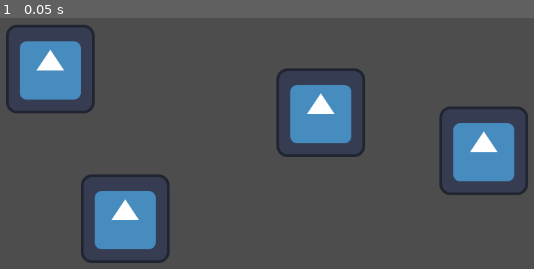
Above: before the commit, frame 1.
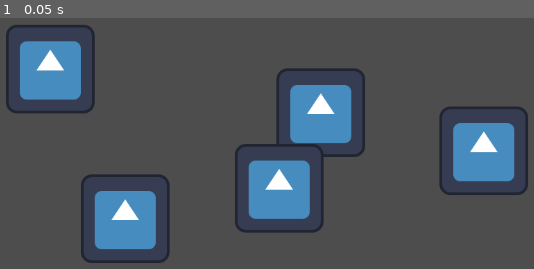
Above: after the commit, the same moment.

Repository: Alafandri/StardanceProject
Game: Godot game, scene res://main.tscn
The game is run twice, just before and just after one commit, with the same random seed, the same clock (stepped at 60 frames per second) and the same inputs. The project has no main scene, so this scene is started directly. The engine's default icon, where the game draws it, is replaced by a stand-in: a white triangle on a blue panel in a dark square.
Inputs:
- Up to frame 1 (0.05 s): no input

The runs differ from the first frame. In frame 1, 3.6% of the frame differs, in the area x 44-61%, y 50-86%.

Commit message:
Update main.tscn

Diff:
--- a/main.tscn
+++ b/main.tscn
@@ -19,3 +19,7 @@
 
 [node name="Sprite2D" parent="." unique_id=683670845 instance=ExtResource("2_0xm2m")]
 position = Vector2(741, 37)
+
+[node name="Icon4" type="Sprite2D" parent="." unique_id=1520052357]
+position = Vector2(515, 442)
+texture = ExtResource("1_ig7tw")
